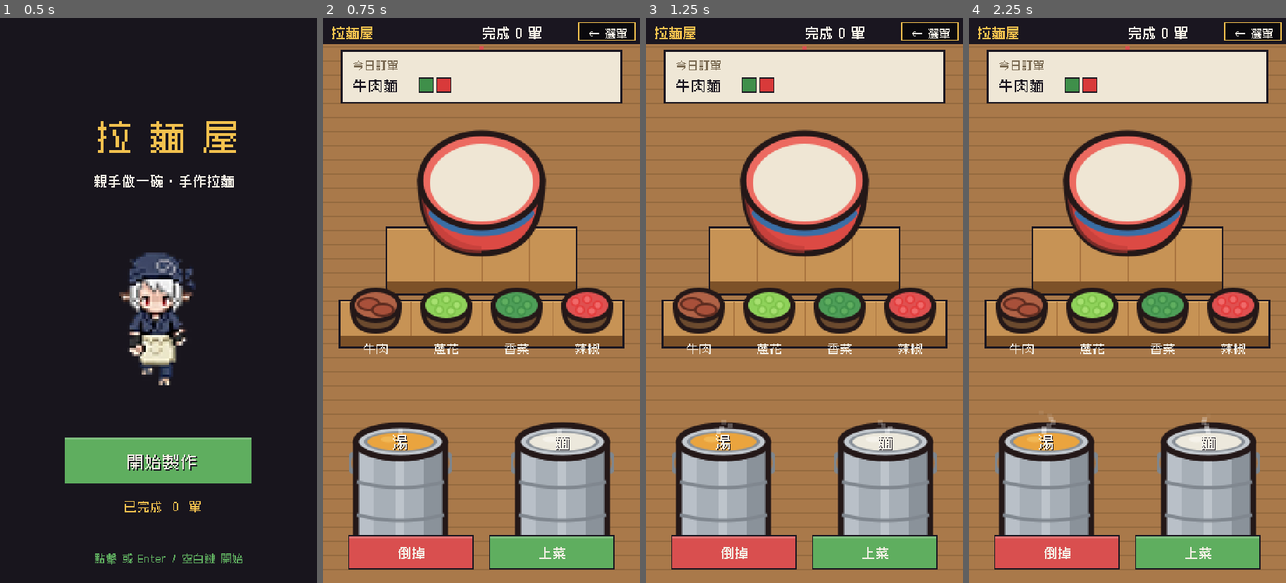
Above: before the commit, frames 1-4 (left to right).
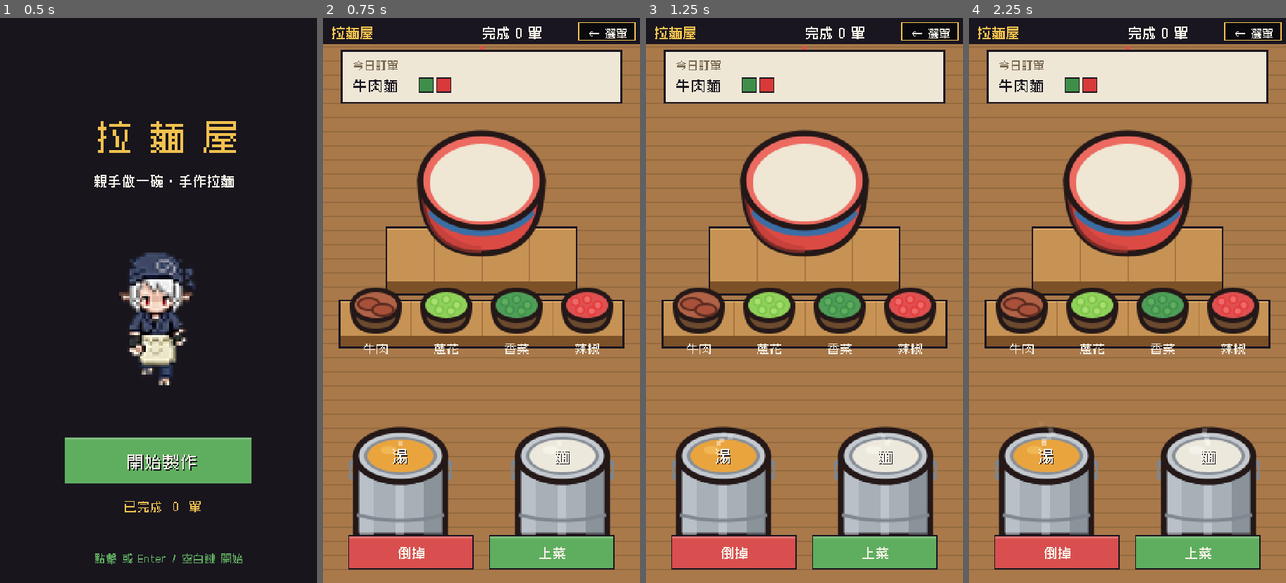
Above: after the commit, the same moments.

Repository: meloalright/ramen-ya
Game: Godot game, scene res://scenes/Menu.tscn
Same seed, same stepped clock (60 frames per second), same inputs: the game is played once before the commit and once after it.
Inputs (mouse positions are in pixels of both pictures, inside the frame that each line leads up to):
- Up to frame 1 (0.5 s): no input
- Up to frame 2 (0.75 s): tap Enter at 0.5 s; move the mouse to (551, 272) at 0.52 s; hold D from 0.53 s (still down); tap M at 0.6 s; click (551, 272) at 0.67 s
- Up to frame 3 (1.25 s): keep holding D; tap Space at 0.77 s
- Up to frame 4 (2.25 s): release D at 1.25 s; drag from (1064, 328) to (1111, 413) at 1.27 s; move the mouse to (1159, 176) at 2.02 s; hold D from 2.03 s (still down); tap Enter at 2.1 s

Frame 1 is identical in both runs. In frame 2, 5.4% of the frame differs, in the area x 8-92%, y 71-92%; in frame 3, 5.4%; in frame 4, 5.5%, in the area x 8-92%, y 70-92%.

Commit message:
feat(cook): tilt the 湯/麵 pots to a 3/4 overhead view
Gave the metal pots a fuller oval mouth (ry 14->22) and shortened the body so
the visible side wall roughly matches the opening height — a 3/4 top-down read
instead of near-side-elevation. Flat-cut bottom still tucks behind the action
buttons. Lit ring and cooking noodle-nest widened to the rounder mouth.

Co-Authored-By: Claude Opus 4.8 (1M context) <noreply@anthropic.com>

Diff:
--- a/scripts/Main.gd
+++ b/scripts/Main.gd
@@ -211,10 +211,10 @@
 func _build_stations() -> void:
 	# portrait: two big vats (大缸) side by side under the bowl; toppings in a row below.
 	stations.clear()
-	stations.append({"item": "soup", "name": "湯", "center": Vector2(66, 360), "r": 32,
-		"rect": Rect2(18, 320, 96, 84), "cx": 66})
-	stations.append({"item": "noodles", "name": "麵", "center": Vector2(204, 360), "r": 32,
-		"rect": Rect2(156, 320, 96, 84), "cx": 204})
+	stations.append({"item": "soup", "name": "湯", "center": Vector2(66, 372), "r": 32,
+		"rect": Rect2(18, 338, 96, 84), "cx": 66})
+	stations.append({"item": "noodles", "name": "麵", "center": Vector2(204, 372), "r": 32,
+		"rect": Rect2(156, 338, 96, 84), "cx": 204})
 	var defs := [
 		["beef", "牛肉", Vector2(45, 250), 22],
 		["scallion", "蔥花", Vector2(105, 250), 22],
@@ -266,8 +266,8 @@
 		steam_t -= delta
 		if steam_t <= 0.0:
 			steam_t = 0.16
-			_puff(66, 352)                            # 湯 vat — always boiling
-			_puff(204, 352)                           # 麵 vat — always boiling
+			_puff(66, 362)                            # 湯 vat — always boiling
+			_puff(204, 362)                           # 麵 vat — always boiling
 			if soup_fill > 0.0 or bowl.noodles or _base_ok():
 				_puff(BOWL_OPEN.x, BOWL_OPEN.y - 8)   # the bowl, once it holds hot broth/noodles
 
@@ -824,7 +824,7 @@
 	var cream := Color("efe6cf")
 	var cream_d := Color("d6cbab")
 	var rx := 16.0
-	var ry := 7.0
+	var ry := 11.0
 	var pts := PackedVector2Array()
 	var pts2 := PackedVector2Array()
 	for i in range(22):
@@ -860,9 +860,9 @@
 		var lit: bool = (s.item == "soup" and held == "soup") \
 			or (s.item == "noodles" and (held == "noodles" or noodle_state == "cooking"))
 		if lit:
-			_draw_ellipse_ring(c, 40, 16, COL_YELLOW)
+			_draw_ellipse_ring(c, 40, 22, COL_YELLOW)
 		if s.item == "noodles" and noodle_state == "cooking":
-			_draw_boil_gauge(Vector2(117, 358))
+			_draw_boil_gauge(Vector2(117, 370))
 		# bold label on the broth / basket
 		_text(s.name, Vector2(c.x + 1, c.y + 5), 13, COL_INK, HORIZONTAL_ALIGNMENT_CENTER)
 		_text(s.name, Vector2(c.x, c.y + 4), 13, COL_WHITE, HORIZONTAL_ALIGNMENT_CENTER)
Binary file changed: assets/cook/td_vat_noodle.png
Binary file changed: assets/cook/td_vat_soup.png
Not shown, changed: assets/cook/gen_svg.py
